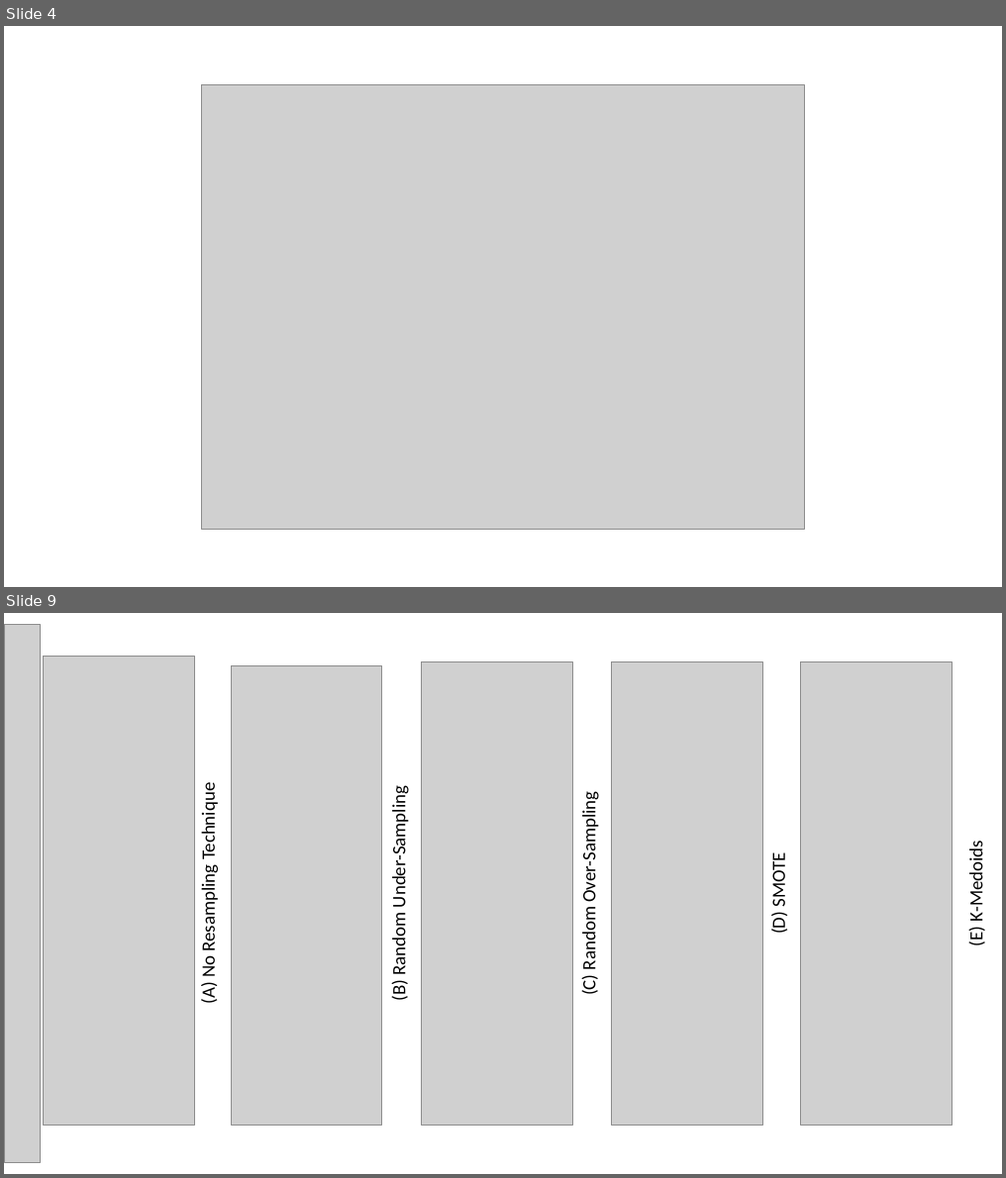
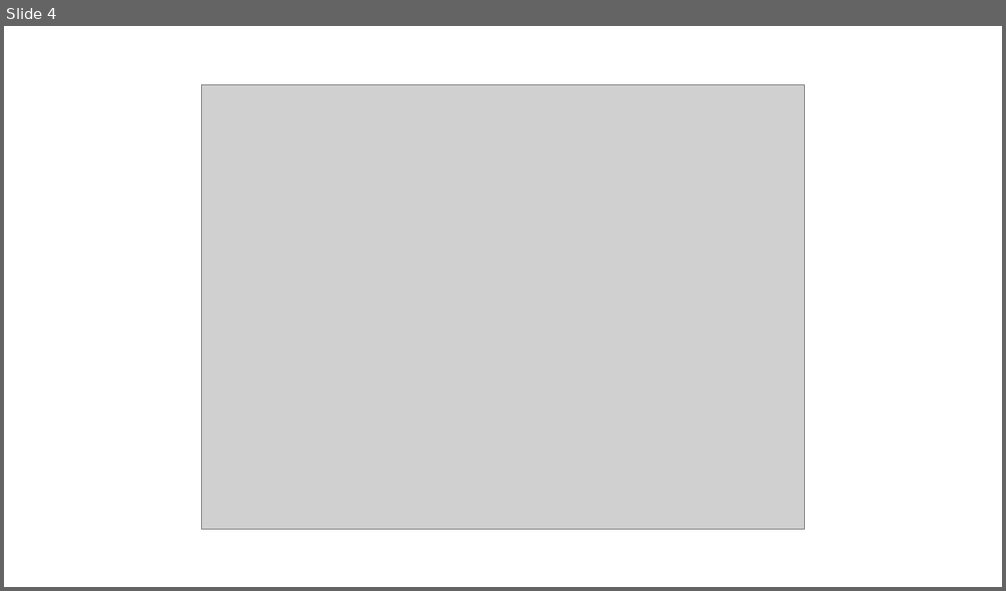
Before and after one commit to stilianoudakis/TAD_predictive_modeling, a slide deck: Manuscript/Figures/figures.pptx. Shown one above the other, each under a label of ours: slides 4 and 9 before the commit, slide 4 after it; the slides between them are not shown. The pictures are 1006x1178 and 1006x591 pixels, drawn with LibreOffice and Linux fonts; fonts in the diff are those of the drawing; grey boxes stand for pictures. Boxes give left, top, right and bottom in pixels: in the first picture for what was removed or moved away, otherwise in the second. Text is boxed around its words. In the diff, an @@ line names an element or a change of style, - is before the commit and + after.

```diff
--- a/Manuscript/Figures/figures.pptx
+++ b/Manuscript/Figures/figures.pptx
@@ slide 9 removed at [4,613,1002,1174], background #FFFFFF @@
@@ picture removed at [5,625,40,1163] @@
@@ picture removed at [43,657,194,1125] @@
@@ picture removed at [231,665,382,1125] @@
@@ picture removed at [422,663,573,1125] @@
@@ picture removed at [611,663,762,1125] @@
@@ picture removed at [801,663,952,1125] @@
@@ text removed at [197,790,220,1003] @@
-(A) No Resampling Technique
@@ text removed at [388,798,411,1000] @@
-(B) Random Under-Sampling
@@ text removed at [577,802,600,994] @@
-(C) Random Over-Sampling
@@ text removed at [964,849,987,946] @@
-(E) K-Medoids
@@ text removed at [767,858,790,933] @@
-(D) SMOTE
```
Also in this commit, not shown: 5 other slides removed, 3 other files.
